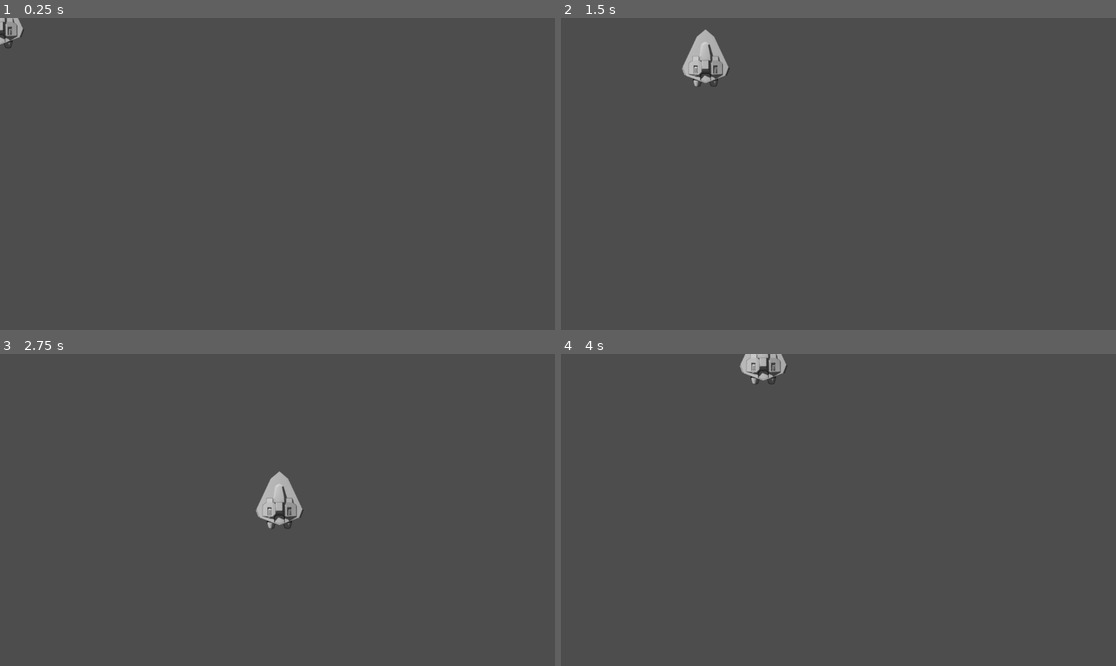
Above: before the commit, frames 1-4 (two rows, left to right).
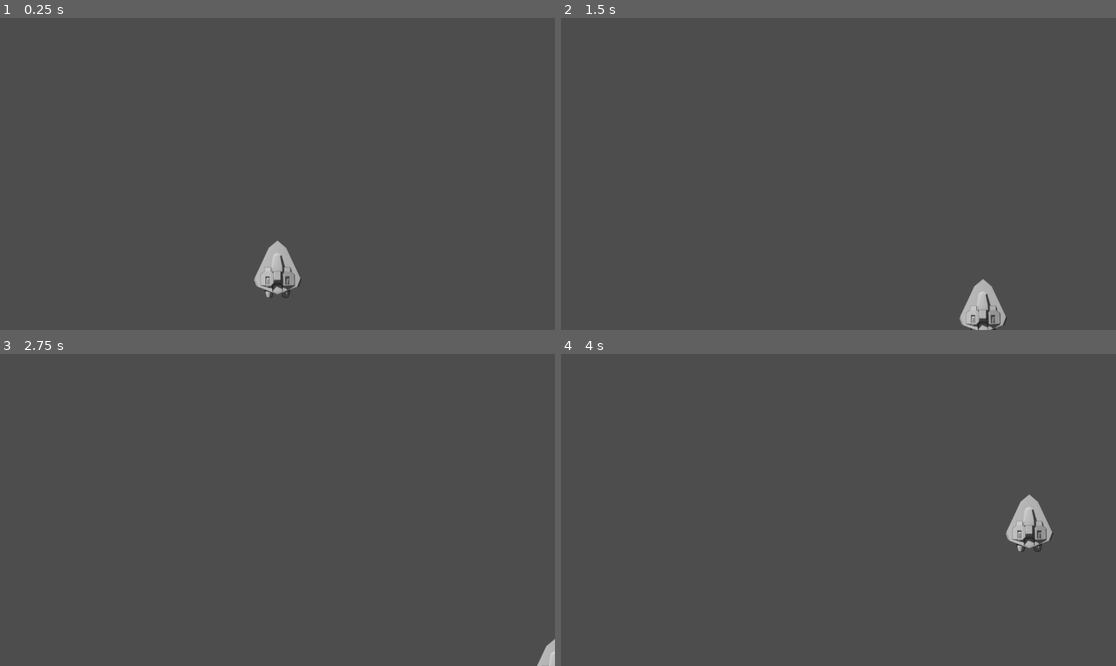
Above: after the commit, the same moments.

Repository: chessisme/Game
Game: Godot game, scene res://Scenes/Level.tscn
Same seed, same stepped clock (60 frames per second), same inputs: the game is played once before the commit and once after it. Before the commit the project starts from res://Scenes/player.tscn.
Inputs:
- Up to frame 1 (0.25 s): no input
- Up to frame 2 (1.5 s): tap Enter at 0.5 s; hold D (Move Right) 0.53-1.28 s; hold S (Move Backward) from 1.28 s (still down)
- Up to frame 3 (2.75 s): release S (Move Backward) at 2.03 s; hold D (Move Right) from 2.03 s (still down)
- Up to frame 4 (4 s): release D (Move Right) at 2.78 s; hold W (Move Forward) 2.78-3.53 s; hold A (Move Left) from 3.53 s (still down)

The runs differ from the first frame. In frame 1, 1.1% of the frame differs, in the area x 0-55%, y 0-90%; in frame 2, 1.6%, in the area x 21-81%, y 3-100%; in frame 3, 1.0%; in frame 4, 1.3%.

Commit message:
bubazine

Diff:
--- a/Scenes/Level.tscn
+++ b/Scenes/Level.tscn
@@ -1,3 +1,12 @@
-[gd_scene load_steps=0 format=3 uid="uid://rg6opusri15a"]
+[gd_scene load_steps=3 format=3 uid="uid://rg6opusri15a"]
 
-[node name="Camera" type="Node2D"]
+[ext_resource type="PackedScene" uid="uid://c8vkxrhkn1x14" path="res://Scenes/player.tscn" id="1_0ba56"]
+[ext_resource type="Script" uid="uid://biiws1ceu152u" path="res://Scenes/camera_2d.gd" id="1_vsvp5"]
+
+[node name="Node2D" type="Node2D"]
+
+[node name="Camera2D" type="Camera2D" parent="."]
+script = ExtResource("1_vsvp5")
+
+[node name="Player" parent="." instance=ExtResource("1_0ba56")]
+position = Vector2(579, 476)
--- /dev/null
+++ b/Scenes/camera_2d.gd
@@ -0,0 +1,12 @@
+extends Camera2D
+
+var screen_size
+
+# Called when the node enters the scene tree for the first time.
+func _ready() -> void:
+	screen_size = get_viewport_rect().size
+	position = screen_size/2
+
+# Called every frame. 'delta' is the elapsed time since the previous frame.
+func _process(delta: float) -> void:
+	pass
--- a/Scenes/player.gd
+++ b/Scenes/player.gd
@@ -8,7 +8,8 @@
 # Called when the node enters the scene tree for the first time.
 func _ready() -> void:
 	screen_size = get_viewport_rect().size
-
+	position = screen_size/2
+	position.y = screen_size.y/1.25
 
 # Called every frame. 'delta' is the elapsed time since the previous frame.
 func _process(delta: float) -> void:
--- a/Scenes/player.tscn
+++ b/Scenes/player.tscn
@@ -25,4 +25,4 @@
 
 [node name="CollisionPolygon2D" type="CollisionPolygon2D" parent="."]
 position = Vector2(0, 1)
-polygon = PackedVector2Array(0, -63, -18, -43, -50, 24, -44, 38, 0, 54, 44, 38, 49, 24, 18, -44)
+polygon = PackedVector2Array(0, -57, -18, -43, -50, 24, -44, 38, 0, 54, 44, 38, 50, 24, 18, -43)
--- a/project.godot
+++ b/project.godot
@@ -11,7 +11,7 @@
 [application]
 
 config/name="Game"
-run/main_scene="uid://c8vkxrhkn1x14"
+run/main_scene="uid://rg6opusri15a"
 config/features=PackedStringArray("4.5", "Forward Plus")
 config/icon="res://icon.svg"
 
Not shown, added: Scenes/camera_2d.gd.uid
